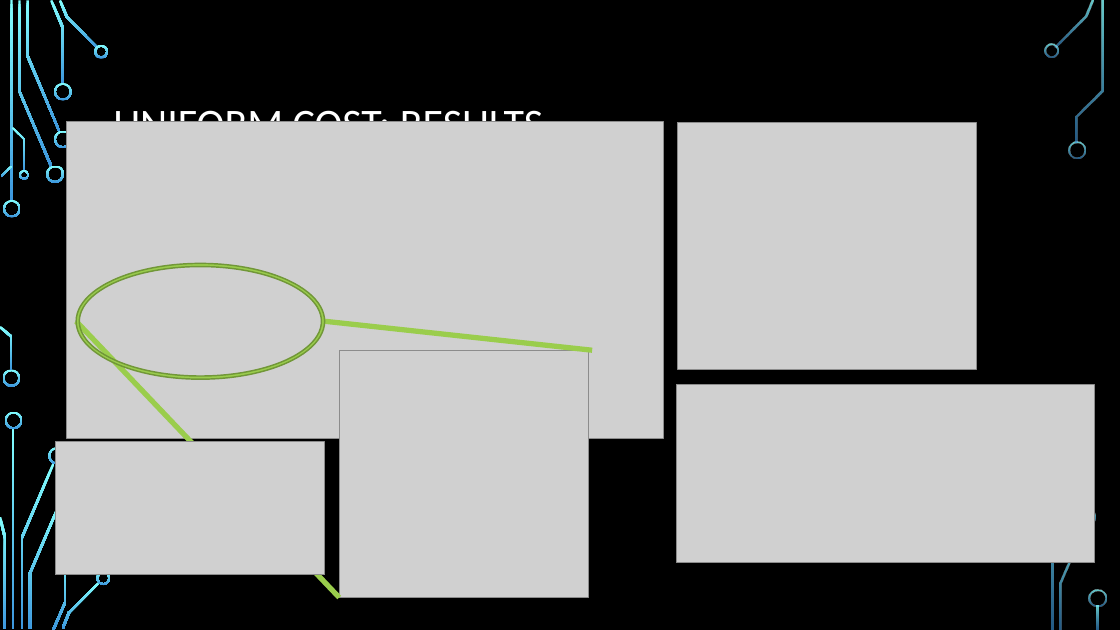
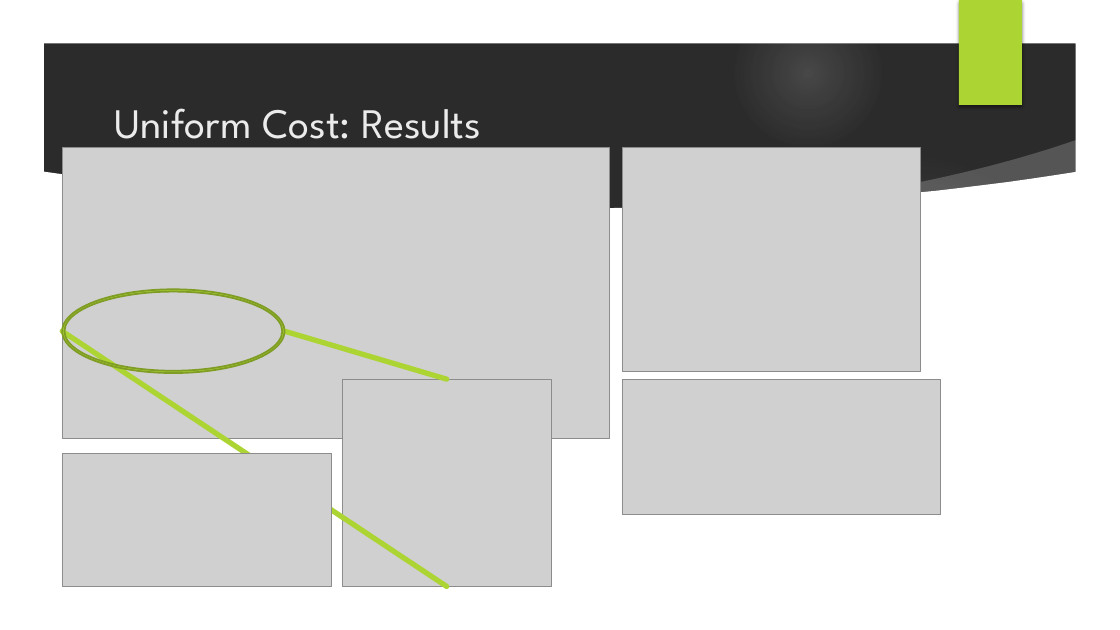
Before and after one commit to x-mizu/CM-and-AI-Coursework-2, a slide deck: slide 6 of Presentation/Presenattion -ID.pptx. Drawn at 1120x630 pixels with LibreOffice and Linux fonts; fonts in the diff are those of the drawing; grey boxes stand for pictures; background and template pictures are left out; a plain dark background stands for a picture behind light text. Boxes give left, top, right and bottom in pixels: in the first picture for what was removed or moved away, otherwise in the second. Text is boxed around its words. In the diff, an @@ line names an element or a change of style, - is before the commit and + after.

```diff
--- a/Presentation/Presenattion -ID.pptx
+++ b/Presentation/Presenattion -ID.pptx
@@ group added at (0, 0, 1120, 630): 5 ellipses, 3 freeform shapes @@
@@ rectangle added at (959, 0, 1022, 105), fill #ACD433 @@
@@ title at (114, 108, 481, 151): text changed; font Calibri to League Spartan; text colour #FFFFFF to #EBEBEB @@
-UNIFORM COST: RESULTS
+Uniform Cost: Results
@@ picture: place and size @@
-picture at (67, 122, 664, 439)
+picture at (62, 148, 609, 439)
@@ picture: place and size @@
-picture at (678, 123, 976, 370)
+picture at (623, 148, 921, 371)
@@ donut: place and size @@
-donut at (76, 264, 325, 380)
+donut at (62, 289, 285, 373)
@@ donut at (62, 289, 285, 373): fill #9ACD4C to #ACD433; outline #729838 1.25 pt to #7F9D26 1.5 pt @@
@@ line moved from (76, 321) - (339, 597) to (62, 331) - (447, 586) @@
@@ line (62, 331) - (447, 586): stroke #9ACD4C 4.5 pt to #ACD433 4.5 pt @@
@@ line moved from (324, 321) - (592, 350) to (285, 331) - (447, 379) @@
@@ line (285, 331) - (447, 379): stroke #9ACD4C 4.5 pt to #ACD433 4.5 pt @@
@@ picture: place and size @@
-picture at (339, 350, 589, 597)
+picture at (343, 379, 552, 586)
@@ picture: place and size @@
-picture at (677, 385, 1095, 563)
+picture at (623, 379, 941, 515)
@@ picture: place and size @@
-picture at (55, 442, 325, 575)
+picture at (62, 454, 332, 586)
@@ group removed at (0, 0, 1107, 630): 32 freeform shapes, 3 rectangles @@
```
Also in this commit, not shown: 9 other slides changed, 1 slide added, 1 slide removed.
